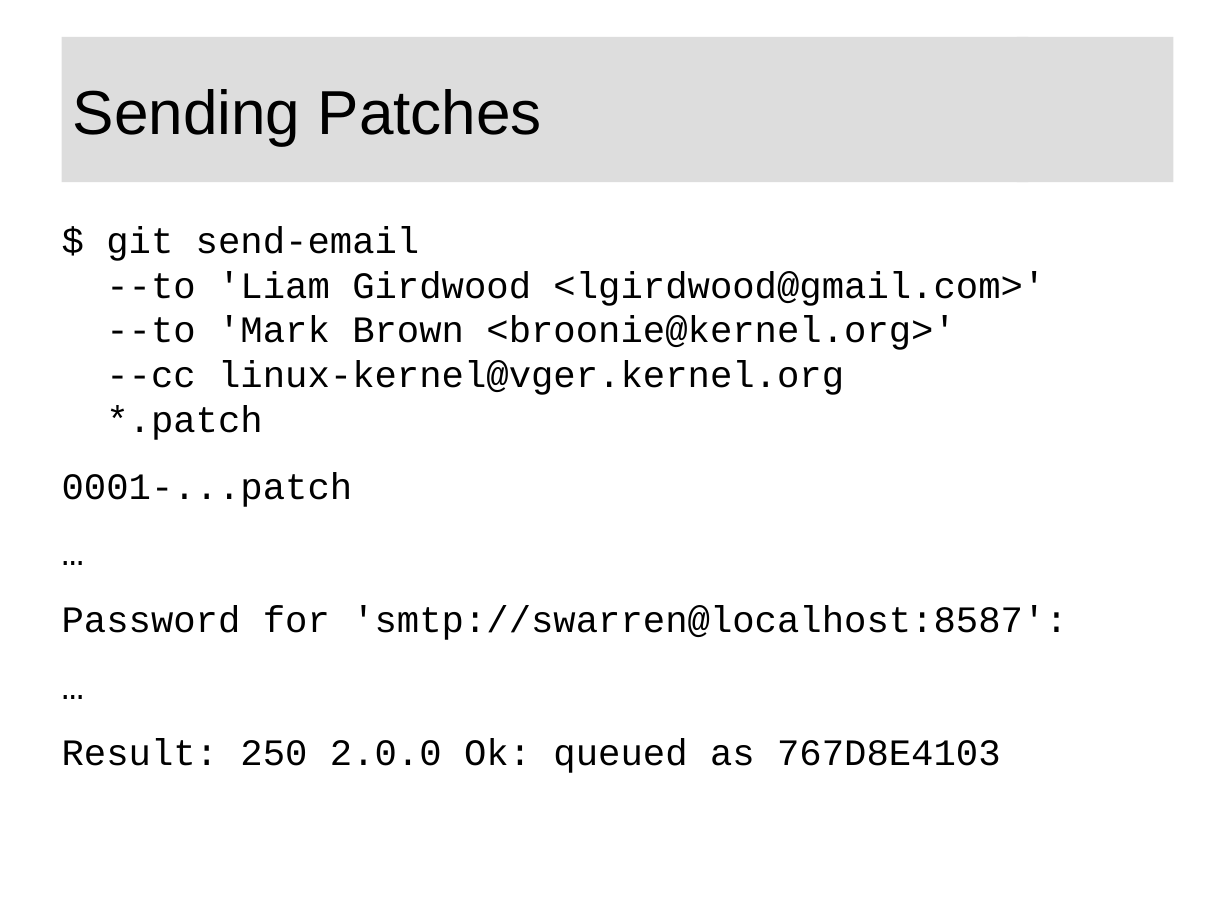
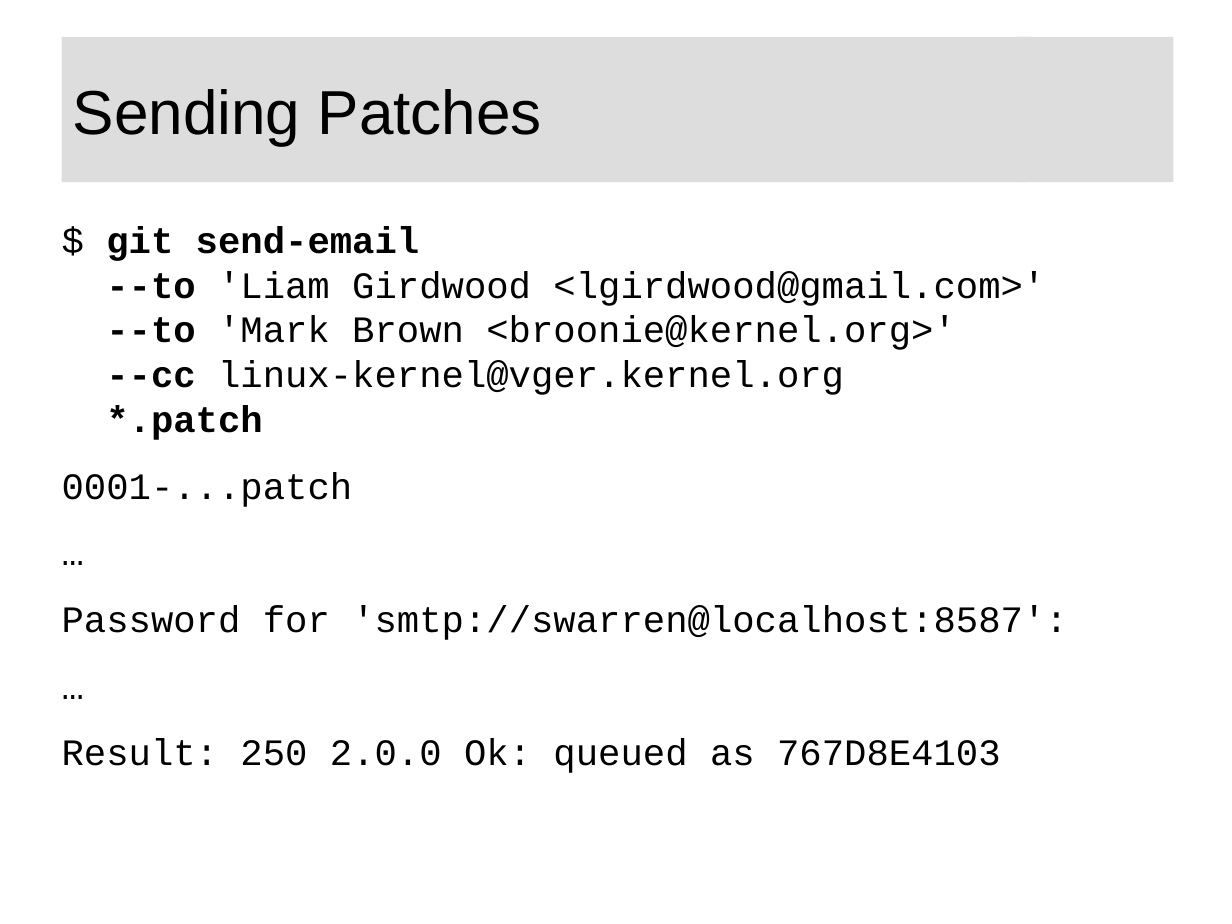
Before and after one commit to swarren/presentations, a slide deck: slide 20 of lcs-foss-intro/lcs-foss-intro.odp. Drawn at 1232x924 pixels with LibreOffice and Linux fonts; fonts in the diff are those of the drawing; background and template pictures are left out. Boxes give left, top, right and bottom in pixels: in the first picture for what was removed or moved away, otherwise in the second. Text is boxed around its words. In the diff, an @@ line names an element or a change of style, - is before the commit and + after.

```diff
--- a/lcs-foss-intro/lcs-foss-intro.odp
+++ b/lcs-foss-intro/lcs-foss-intro.odp
@@ text at (x1=106, y1=226, x2=1045, y2=440): bold on in "git send-email --to --to --cc *.patch" @@
```
Also in this commit, not shown: 6 other slides changed, 2 slides added, 1 other file.
